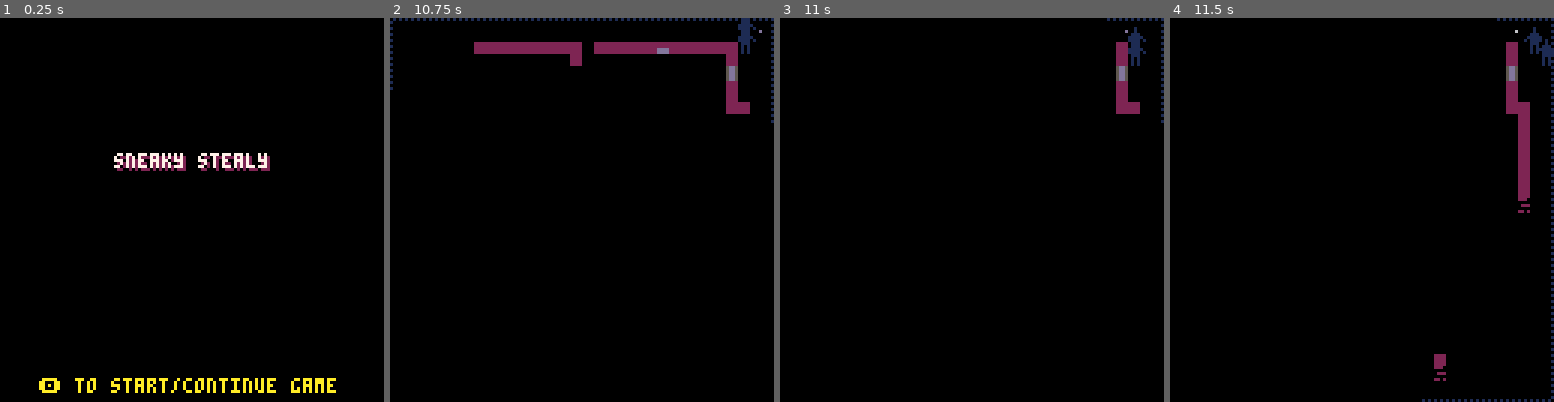
Above: before the commit, frames 1-4 (left to right).
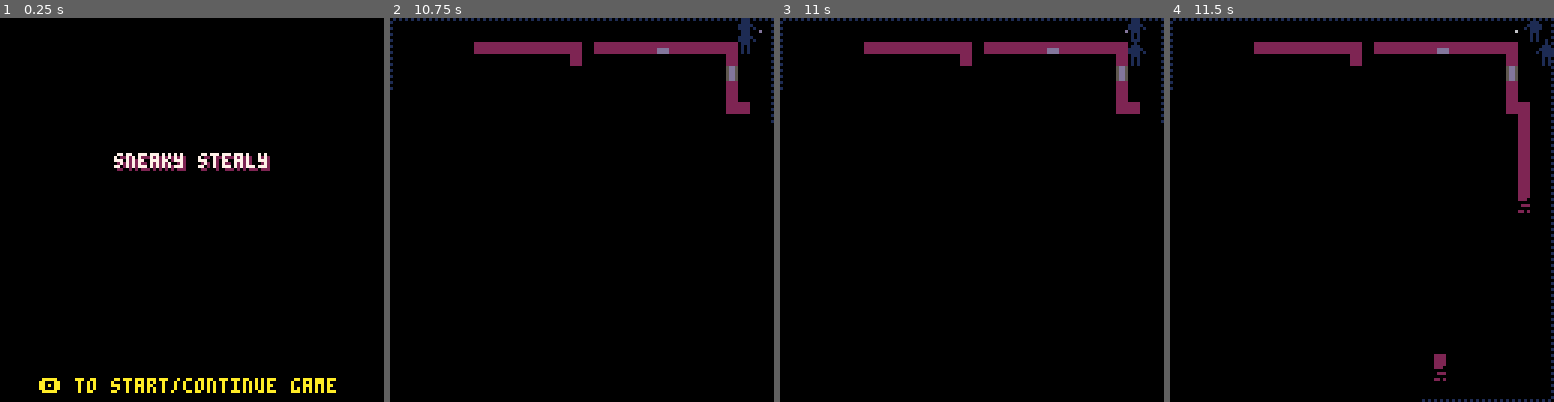
Above: after the commit, the same moments.

Repository: ironchestgames/pico-8-carts
Game: PICO-8 cartridge stealth.p8
The game is run twice, just before and just after one commit, with the same random seed, the same clock (stepped at 60 frames per second) and the same inputs.
Inputs:
- Up to frame 1 (0.25 s): no input
- Up to frame 2 (10.75 s): tap X (X key) at 0.33, 1.07, 1.85, 2.97, 4.08, 5.2, 6.32, 7.43, 8.55, 9.67 s; tap O (Z key) at 0.7, 1.7, 2.1, 2.5, 2.9, 3.3, 3.7, 4.1, 4.5, 4.9, 5.3, 5.7, 6.1, 6.5, 6.9, 7.3, 7.7, 8.1, 8.5, 8.9, 9.3, 9.7, 10.1, 10.5 s; hold Right 1.6-2.1 s; hold Up 2.15-2.42 s; hold Right 2.47-3.03 s; hold Left 3.08-3.58 s; hold Down 3.63-3.97 s; hold Right 4.02-4.68 s; hold Up 4.73-5.03 s; hold Left 5.08-5.68 s; hold Down 5.73-6.03 s; hold Right 6.08-6.58 s; hold Right 6.63-7.13 s; hold Up 7.18-7.45 s; hold Right 7.5-8.07 s; hold Left 8.12-8.62 s; hold Down 8.67-9 s; hold Right 9.05-9.72 s; hold Up 9.77-10.07 s; hold Left 10.12-10.72 s
- Up to frame 3 (11 s): hold Down from 10.77 s (still down); tap X (X key) at 10.78 s; tap O (Z key) at 10.9 s
- Up to frame 4 (11.5 s): release Down at 11.07 s; hold Right from 11.12 s (still down); tap O (Z key) at 11.3 s

Frames 1-2 are identical in both runs. In frame 3, 2.6% of the frame differs, in the area x 0-96%, y 0-19%; in frame 4, 2.6%, in the area x 0-97%, y 0-19%.

Commit message:
stealth - players can not occupy same tile

Diff:
--- a/stealth.p8
+++ b/stealth.p8
@@ -1129,62 +1129,69 @@
     elseif btnp(3,_p.i) then
      _p.dy=1
     end
-    local _nextx,_nexty=_p.x+_p.dx,_p.y+_p.dy
-    if _nextx > 31 or _nextx < 0 or _nexty > 31 or _nexty < 0 then
-     add(escapedplayers,del(players,_p))
-     add(msgs,{x=_p.x,y=_p.y,s='escaped',t=30})
-
-     if #players <= 0 then
-      initstatus()
-      return
-     end
+    local _nextx,_nexty,_otherp=_p.x+_p.dx,_p.y+_p.dy,players[1]
+    if _otherp == _p then
+     _otherp=players[2]
+    end
+    if _otherp and _nextx == _otherp.x and _nexty == _otherp.y then
+     sfx(20)
     else
-
-     local _ni=_nexty*32+_nextx
-     local _nexto=objs[_ni]
-     if _nexto != nil then
-      local _a=adjacency(_nextx,_nexty,_p.x,_p.y)
-      _nextx,_nexty=_p.x,_p.y
-      if _nexto.action and _nexto.action[_a] then
-       _p.state='working'
-       _p.action=curry3(_nexto.action[_a],_p,_nexto,{ox=_ni&31,oy=_ni\32,oi=_ni})
+     if _nextx > 31 or _nextx < 0 or _nexty > 31 or _nexty < 0 then
+      add(escapedplayers,del(players,_p))
+      add(msgs,{x=_p.x,y=_p.y,s='escaped',t=30})
+
+      if #players <= 0 then
+       initstatus()
+       return
       end
-     end
-
-     if _p.state != 'working' then
-      local _i=_p.y*32+_p.x
-      for _a=0,3 do
-       local _oi=_i+adjdeltas[_a]
-       local _adjo=objs[_oi]
-       if _adjo and _adjo.adjaction and _adjo.adjaction[_a] then
-        _adjo.adjaction[_a](_p,_adjo,{ox=_oi&31,oy=_oi\32,oi=_oi})
+     else
+
+      local _ni=_nexty*32+_nextx
+      local _nexto=objs[_ni]
+      if _nexto != nil then
+       local _a=adjacency(_nextx,_nexty,_p.x,_p.y)
+       _nextx,_nexty=_p.x,_p.y
+       if _nexto.action and _nexto.action[_a] then
+        _p.state='working'
+        _p.action=curry3(_nexto.action[_a],_p,_nexto,{ox=_ni&31,oy=_ni\32,oi=_ni})
        end
       end
-     end
-
-
-     if _p.state != 'caught' and floor[_nexty*32+_nextx] != 2 then
-      _p.x,_p.y=_nextx,_nexty
-
-      -- hide behind object
+
       if _p.state != 'working' then
-       local _i,_pwa,_hiding=_p.y*32+_p.x, walladjacency(_p)
+       local _i=_p.y*32+_p.x
        for _a=0,3 do
         local _oi=_i+adjdeltas[_a]
-        local _o=objs[_oi]
-        if _o then
-         local _ox,_oy=_oi&31,_oi\32
-         local _a,_owa=adjacency(_p.x,_p.y,_ox,_oy), walladjacency{x=_ox,y=_oy}
-         if _o.shadow and _o.shadow[_a] and _owa and _pwa and _a and light[_i] == 0 then
-          _p.state,_p.adjacency,_hiding='hiding',_a,true
+        local _adjo=objs[_oi]
+        if _adjo and _adjo.adjaction and _adjo.adjaction[_a] then
+         _adjo.adjaction[_a](_p,_adjo,{ox=_oi&31,oy=_oi\32,oi=_oi})
+        end
+       end
+      end
+
+
+      if _p.state != 'caught' and floor[_nexty*32+_nextx] != 2 then
+       _p.x,_p.y=_nextx,_nexty
+
+       -- hide behind object
+       if _p.state != 'working' then
+        local _i,_pwa,_hiding=_p.y*32+_p.x, walladjacency(_p)
+        for _a=0,3 do
+         local _oi=_i+adjdeltas[_a]
+         local _o=objs[_oi]
+         if _o then
+          local _ox,_oy=_oi&31,_oi\32
+          local _a,_owa=adjacency(_p.x,_p.y,_ox,_oy), walladjacency{x=_ox,y=_oy}
+          if _o.shadow and _o.shadow[_a] and _owa and _pwa and _a and light[_i] == 0 then
+           _p.state,_p.adjacency,_hiding='hiding',_a,true
+          end
          end
         end
+        if not _hiding then
+         _p.state='standing'
+        end
        end
-       if not _hiding then
-        _p.state='standing'
-       end
+
       end
-
      end
     end
    end
Not shown, changed: the sound effects (__sfx__) section of stealth.p8
